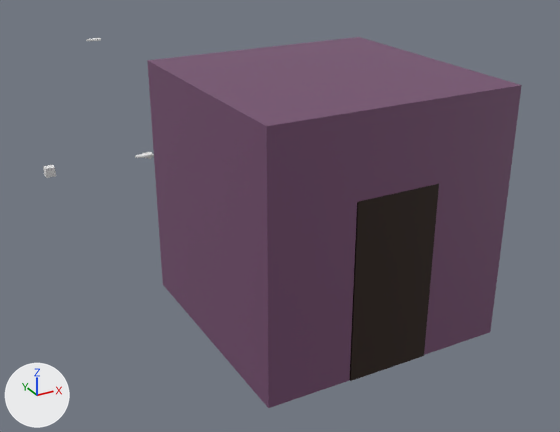
The Blender file bedroom.blend as it was, and as the next commit left it.
Both versions are drawn from a 50 mm camera at (-10.55, -9.01, 3.87) aimed at (-5.47, 0.23, -0.75). Arrows for +X, +Y and +Z are at lower left; the lights stay in place. The older version comes first.

Names of what the first picture shows: 'DarkRoom', 'Door' and 2 more.
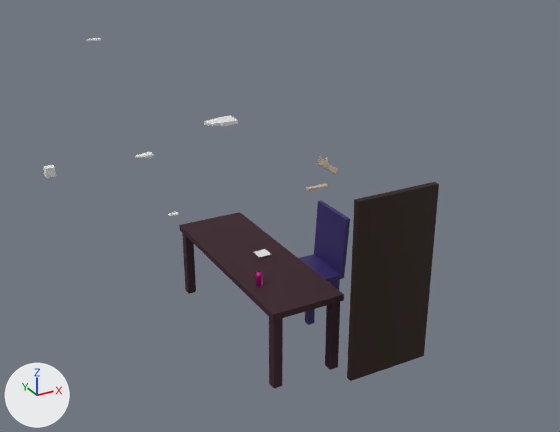
Changed parts and their boxes [x1, y1, x2, y2] in the pictures (560 x 432 px):
'DarkRoom', hidden (dark purple)
    before: [147, 37, 522, 408]
'Table', unchanged, uncovered by the edit
    after: [179, 212, 344, 388]
'Chair', unchanged, uncovered by the edit
    after: [299, 201, 350, 325]

What the commit changed:
Object 'DarkRoom' (ob_darkroom) is now hidden.
